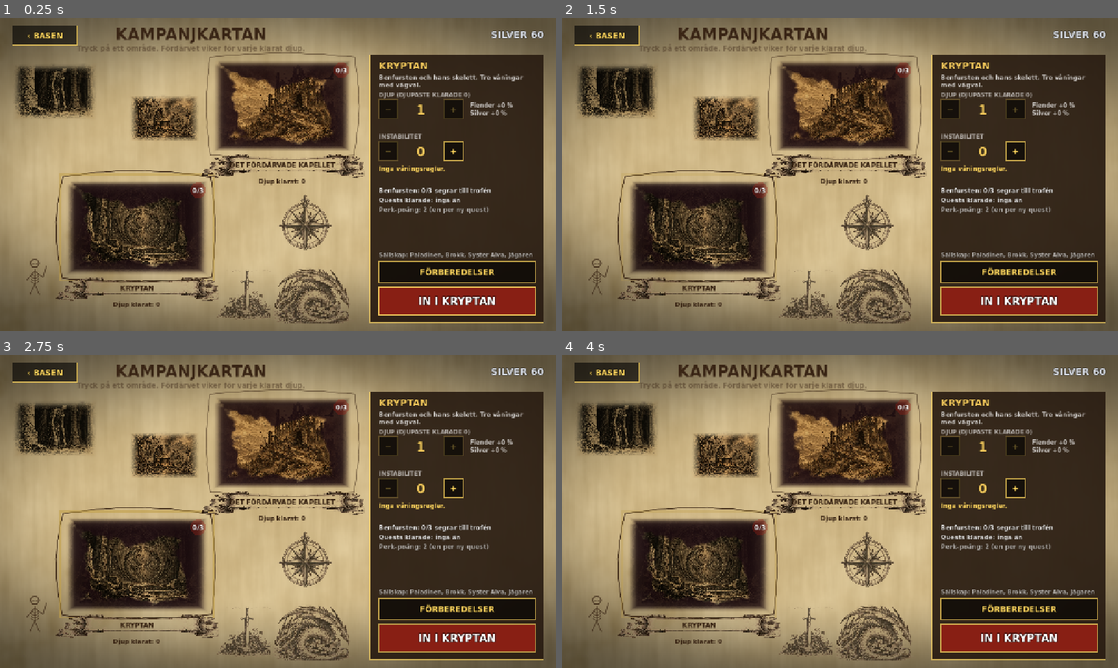
Above: before the commit, frames 1-4 (two rows, left to right).
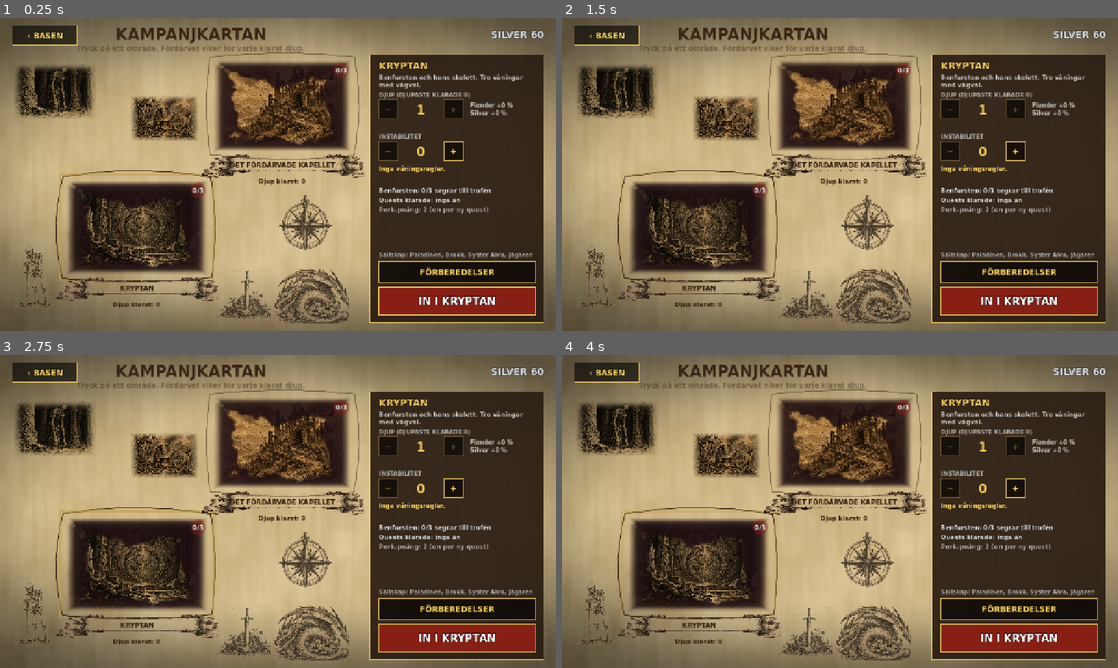
Above: after the commit, the same moments.

Repository: broklyn777/de-edsvurna
Game: Godot game, scene res://scenes/room_map.tscn
Same seed, same stepped clock (60 frames per second), same inputs: the game is played once before the commit and once after it. This scene is started directly instead of the project's main scene.
Inputs (mouse positions are in pixels of both pictures, inside the frame that each line leads up to):
- Up to frame 1 (0.25 s): no input
- Up to frame 2 (1.5 s): tap Enter at 0.5 s; move the mouse to (962, 158) at 0.52 s; tap 1 at 0.6 s; click (962, 158) at 0.67 s; tap Space at 1.25 s; drag from (728, 190) to (812, 237) at 1.27 s
- Up to frame 3 (2.75 s): tap Enter at 2 s; move the mouse to (333, 442) at 2.02 s; tap 3 at 2.1 s
- Up to frame 4 (4 s): tap Space at 2.75 s; drag from (812, 574) to (673, 464) at 2.77 s; tap Enter at 3.5 s; move the mouse to (1006, 558) at 3.52 s; hold A from 3.53 s (still down); tap 5 at 3.6 s

The runs differ from the first frame. In frame 1, 0.2% of the frame differs, in the area x 3-9%, y 73-93%; in frame 2, 0.2%; in frame 3, 0.2%; in frame 4, 0.2%.

Commit message:
Cut out the ink skeleton for the map margins and stop exporting source images (0.18.3)
cut_symbols reads several sources from symbolark.json, each with its own
paper sample points and an optional height; the skeleton from skelett.webp
replaces the code-drawn skeleton on the room map and the campaign map.
symbolark.webp, sigillet.webp and skelett.webp are left out of the export
(33.3 MiB APK).

Co-Authored-By: Claude Opus 5.5 <noreply@anthropic.com>

Diff:
--- a/scripts/screens/campaign_screen.gd
+++ b/scripts/screens/campaign_screen.gd
@@ -233,7 +233,7 @@
 	InkArt.icon(self, "compass", Vector2(700, 470) * k, 130 * k.y, 0.8)
 	InkArt.icon(self, "dragon", Vector2(720, 640) * k, 130 * k.y, 0.8)
 	InkArt.icon(self, "sword_in_stone", Vector2(560, 640) * k, 120 * k.y, 0.75)
-	InkArt.skeleton(self, Vector2(80, 600) * k, 60, ink)
+	InkArt.icon(self, "skeleton", Vector2(78, 596) * k, 150 * k.y, 0.8)
 
 
 ## Ett område: vinjetten (egen nod), fördärvets bläckflöde, ram, kartusch med namnet och bossens sigill.
--- a/scripts/screens/room_map_screen.gd
+++ b/scripts/screens/room_map_screen.gd
@@ -249,7 +249,7 @@
 	if state.realm == "chapel":
 		InkArt.witch(self, figure, 56, ink)
 	else:
-		InkArt.skeleton(self, figure, 56, ink)
+		InkArt.icon(self, "skeleton", figure + Vector2(0, -6), 118, 0.75)
 	InkArt.icon(self, "sword_in_stone", Vector2(262, size.y - 62), 112, 0.7)
 
 
--- a/tools/cut_symbols.gd
+++ b/tools/cut_symbols.gd
@@ -1,6 +1,7 @@
 extends SceneTree
-## Klipper ut symbolerna ur VD:ns symbolark till egna PNG:er med transparent bakgrund (0.18.2).
-## Koordinaterna står i tools/symbolark.json, så skriptet kan köras om med ett nytt ark:
+## Klipper ut symbolerna ur VD:ns bilder (symbolarket och enskilda bilder som skelettet) till egna
+## PNG:er med transparent bakgrund (0.18.2). Källorna, papperets provpunkter och rutorna står i
+## tools/symbolark.json, så skriptet kan köras om när en ny bild kommer:
 ##   godot --headless --path . --script res://tools/cut_symbols.gd
 ## Pergamentet görs genomskinligt med en luminansmask: ju mörkare än papperet, desto mer bläck.
 ## Färgen blir bläckets egen, så symbolerna kan ritas ovanpå kartans pergament.
@@ -16,13 +17,20 @@
 
 func _init() -> void:
 	var cfg: Dictionary = JSON.parse_string(FileAccess.get_file_as_string(CONFIG))
-	var sheet := Image.load_from_file(ProjectSettings.globalize_path(cfg.source))
-	sheet.convert(Image.FORMAT_RGBA8)
-	var paper := _paper_luminance(sheet)
+	var images := {}
+	var papers := {}
+	for id in cfg.sources:
+		var img := Image.load_from_file(ProjectSettings.globalize_path(cfg.sources[id].path))
+		img.convert(Image.FORMAT_RGBA8)
+		images[id] = img
+		papers[id] = _paper_luminance(img, cfg.sources[id].paper)
 	DirAccess.make_dir_recursive_absolute(ProjectSettings.globalize_path(cfg.out))
 	for name in cfg.symbols:
-		var r: Array = cfg.symbols[name]
-		var img := sheet.get_region(Rect2i(r[0], r[1], r[2], r[3]))
+		var entry: Variant = cfg.symbols[name]
+		var source: String = entry.source if entry is Dictionary else "ark"
+		var r: Array = entry.rect if entry is Dictionary else entry
+		var paper: float = papers[source]
+		var img: Image = images[source].get_region(Rect2i(r[0], r[1], r[2], r[3]))
 		for y in img.get_height():
 			for x in img.get_width():
 				var c := img.get_pixel(x, y)
@@ -31,17 +39,19 @@
 				var edge := minf(minf(x, img.get_width() - 1 - x), minf(y, img.get_height() - 1 - y))
 				a *= clampf(edge / EDGE, 0.0, 1.0)
 				img.set_pixel(x, y, Color(c.r * 0.85, c.g * 0.8, c.b * 0.75, a))
+		if entry is Dictionary and entry.has("height"):
+			var h := int(entry.height)
+			img.resize(int(img.get_width() * float(h) / img.get_height()), h, Image.INTERPOLATE_LANCZOS)
 		var path := ProjectSettings.globalize_path(cfg.out + name + ".png")
 		img.save_png(path)
 		print("%s → %s (%d×%d)" % [name, path.get_file(), r[2], r[3]])
 	quit()
 
 
-## Papperets ljusstyrka: medianen av några fläckar i arkets marginal.
-func _paper_luminance(img: Image) -> float:
+## Papperets ljusstyrka: medianen av några fläckar på bilden där det bara finns papper.
+func _paper_luminance(img: Image, points: Array) -> float:
 	var samples: Array[float] = []
-	for p in [Vector2i(8, 600), Vector2i(img.get_width() - 8, 600), Vector2i(img.get_width() / 2, 800),
-			Vector2i(250, 1010), Vector2i(1300, 1010), Vector2i(760, 600)]:
-		samples.append(img.get_pixelv(p).get_luminance())
+	for p in points:
+		samples.append(img.get_pixel(int(p[0]), int(p[1])).get_luminance())
 	samples.sort()
 	return samples[samples.size() / 2]
--- a/tools/symbolark.json
+++ b/tools/symbolark.json
@@ -1,7 +1,62 @@
 {
-	"source": "res://assets/illustrations/symbolark.webp",
+	"note": "Rutor i källbildens pixlar: [x, y, bredd, höjd] (källan 'ark' om inget annat står). Ändra här och kör om tools/cut_symbols.gd när en ny bild kommer. \"height\" skalar ned utklippet till den höjden.",
 	"out": "res://assets/illustrations/icons/",
-	"note": "Rutor i arkets pixlar: [x, y, bredd, höjd]. Ändra här och kör om tools/cut_symbols.gd med ett nytt ark.",
+	"sources": {
+		"ark": {
+			"path": "res://assets/illustrations/symbolark.webp",
+			"paper": [
+				[
+					8,
+					600
+				],
+				[
+					1528,
+					600
+				],
+				[
+					768,
+					800
+				],
+				[
+					250,
+					1010
+				],
+				[
+					1300,
+					1010
+				],
+				[
+					760,
+					600
+				]
+			]
+		},
+		"skelett": {
+			"path": "res://assets/illustrations/skelett.webp",
+			"paper": [
+				[
+					20,
+					20
+				],
+				[
+					1234,
+					20
+				],
+				[
+					20,
+					1234
+				],
+				[
+					1234,
+					1234
+				],
+				[
+					627,
+					20
+				]
+			]
+		}
+	},
 	"symbols": {
 		"chest": [
 			30,
@@ -74,6 +129,16 @@
 			790,
 			245,
 			228
-		]
+		],
+		"skeleton": {
+			"source": "skelett",
+			"rect": [
+				240,
+				30,
+				790,
+				1180
+			],
+			"height": 360
+		}
 	}
 }
Binary file added: assets/illustrations/icons/skeleton.png
Not shown, added: assets/illustrations/icons/skeleton.png.import
Not shown, added: assets/illustrations/skelett.webp.import
Not shown, changed: export_presets.cfg
Not shown, changed: CLAUDE.md
